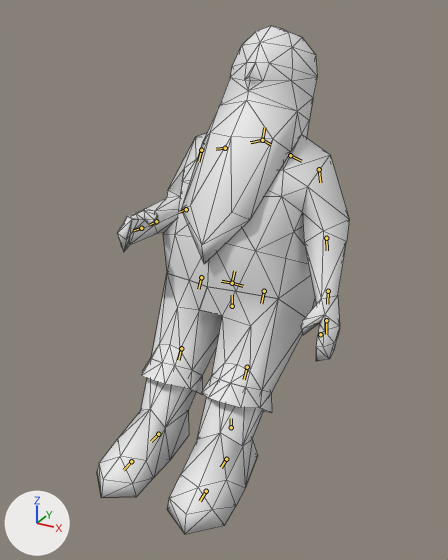
Before and after pictures for a commit that changed the Blender file assets-src/rooms/tavern/creature-clips/Dwarf2.blend.
One viewpoint serves both versions: a camera (50 mm lens) standing at (0.436, -0.799, 0.703) and looking at (0.01, -0.025, 0.316). The lights are fixed; the arrows at lower left show +X, +Y and +Z. The older version comes first. Both versions are drawn at frame 45 of the action 'SitArmWrestle'; the numbers are the values there. The bones that change, and the others that lie on the model, are drawn over the model as lines. Mesh edges are drawn as thin lines.

Names of what the first picture shows: 'Dwarf2SourceMesh'.
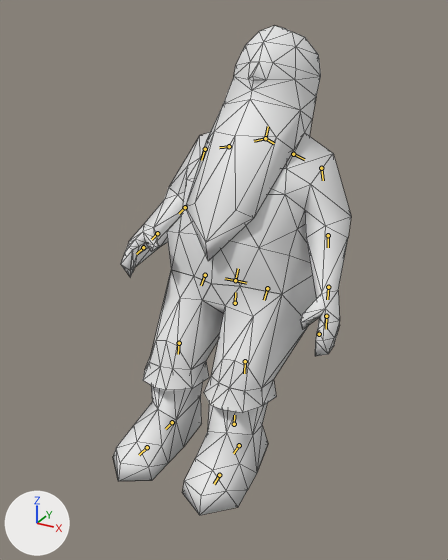
Pixel boxes (x1, y1, x2, y2) of what changed, in the pictures (448 x 560 px):
'Dwarf2SourceMesh', posed
    before: (97, 26, 349, 534)
    after: (113, 25, 351, 515)
bone 'cog2', root to tip
    before: (231, 427) to (231, 418)
    after: (234, 424) to (234, 415)
bone 'arm_r', root to tip
    before: (201, 150) to (198, 161)
    after: (205, 149) to (201, 160)
bone 'forearm_r', root to tip
    before: (186, 209) to (179, 212)
    after: (185, 207) to (179, 213)
bone 'arm_l', root to tip
    before: (319, 169) to (320, 182)
    after: (321, 168) to (323, 180)
bone 'leg_l', root to tip
    before: (264, 291) to (261, 303)
    after: (267, 288) to (264, 300)
bone 'lowleg_l', root to tip
    before: (247, 367) to (244, 379)
    after: (245, 361) to (244, 373)
bone 'foot_l', root to tip
    before: (226, 459) to (221, 467)
    after: (239, 445) to (233, 453)
bone 'leg_r', root to tip
    before: (201, 277) to (198, 289)
    after: (205, 275) to (201, 285)
bone 'lowleg_r', root to tip
    before: (181, 348) to (178, 360)
    after: (179, 343) to (178, 354)
bone 'foot_r', root to tip
    before: (158, 434) to (151, 441)
    after: (172, 422) to (165, 429)

The change in detail:
Bone 'cog2' (bone_cog2) moves from (0.0, -0.004, -0.022) to (0.0, -0.004, -0.034).
Bone 'arm_r' (bone_arm_r) turns from (-22, -16, -6) to (-24, -11, 1) degrees about its own x, y and z.
Bone 'forearm_r' (bone_forearm_r) turns from (-34, 24, 47) to (-27, 12, 28) degrees about its own x, y and z.
Bone 'arm_l' (bone_arm_l) turns from (-9, 1, 1) to (-9, 0, -3) degrees about its own x, y and z.
Bone 'leg_l' (bone_leg_l) turns from (-24, -3, 1) to (-35, -3, 2) degrees about its own x, y and z.
Bone 'lowleg_l' (bone_lowleg_l) turns from (10, 5, -10) to (-9, 4, 14) degrees about its own x, y and z.
Bone 'foot_l' (bone_foot_l) turns from (-39, 1, 2) to (-18, 1, 1) degrees about its own x, y and z.
Bone 'leg_r' (bone_leg_r) turns from (-24, 3, -1) to (-35, 3, -2) degrees about its own x, y and z.
Bone 'lowleg_r' (bone_lowleg_r) turns from (10, -5, 10) to (-9, -4, -14) degrees about its own x, y and z.
Bone 'foot_r' (bone_foot_r) turns from (-39, -1, -2) to (-18, -1, -1) degrees about its own x, y and z.
